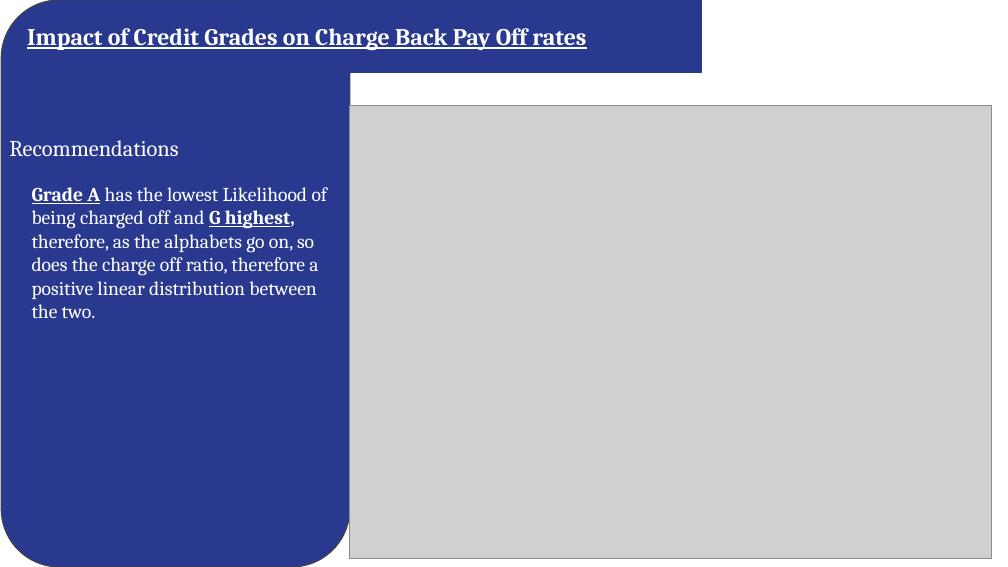
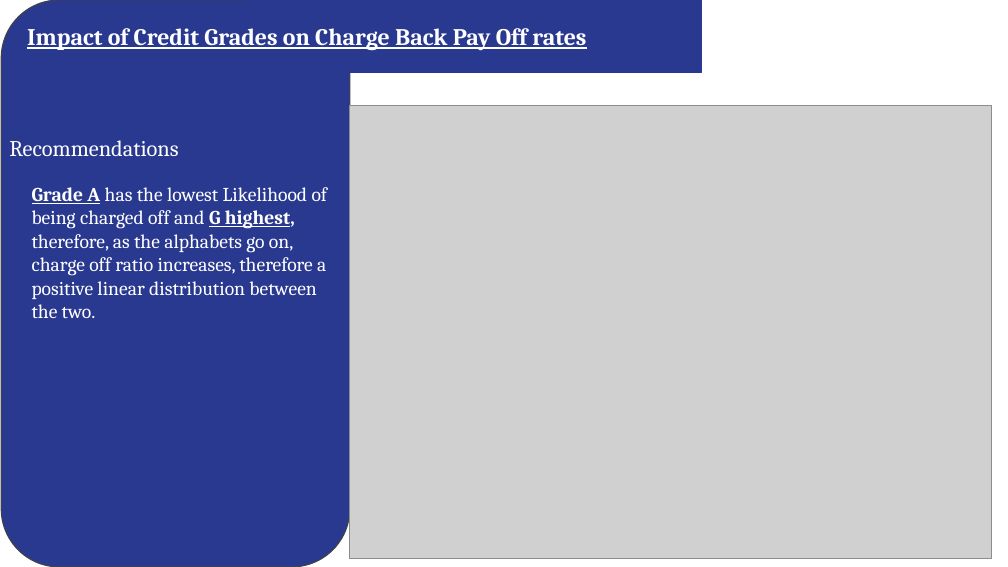
Before and after one commit to abhinavt0681/LendingClubCaseStudy, a slide deck: slide 11 of Group_Facilitator_AbhinavTyagi.pptx. Drawn at 1008x567 pixels with LibreOffice and Linux fonts; fonts in the diff are those of the drawing; grey boxes stand for pictures. Boxes give left, top, right and bottom in pixels: in the first picture for what was removed or moved away, otherwise in the second. Text is boxed around its words. In the diff, an @@ line names an element or a change of style, - is before the commit and + after.

```diff
--- a/Group_Facilitator_AbhinavTyagi.pptx
+++ b/Group_Facilitator_AbhinavTyagi.pptx
@@ text at [32,187,328,318]: text changed @@
-Grade A has the lowest Likelihood of being charged off and G highest, therefore, as the alphabets go on, so does the charge off ratio, therefore a positive linear distribution between the two.
+Grade A has the lowest Likelihood of being charged off and G highest, therefore, as the alphabets go on, charge off ratio increases, therefore a positive linear distribution between the two.
```
Also in this commit, not shown: 7 other slides changed, 1 other file.
